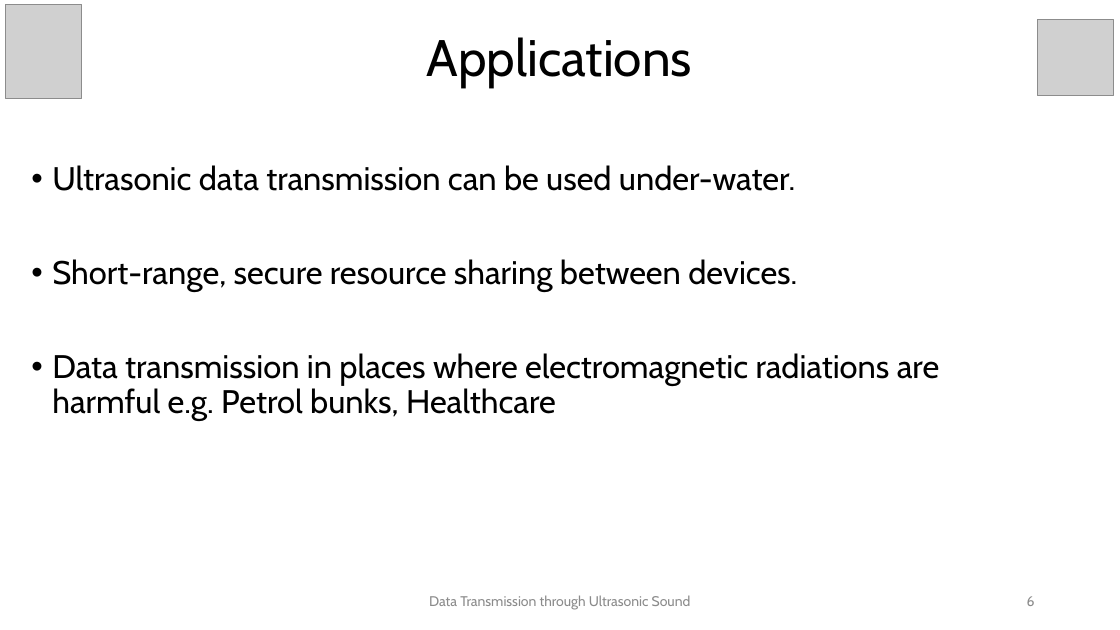
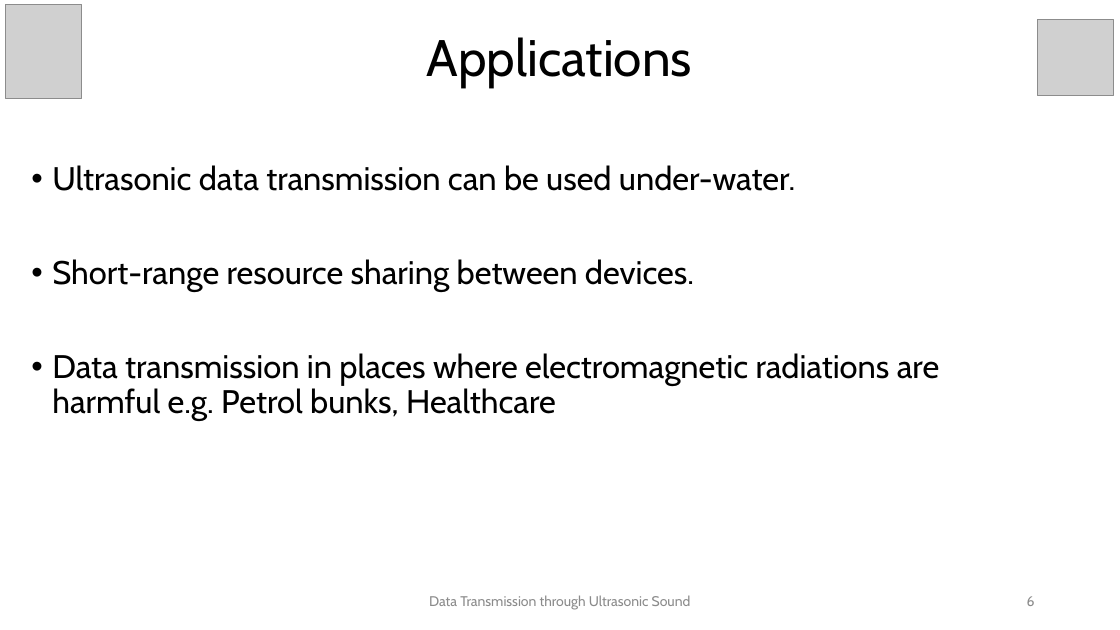
Before and after one commit to karthik-k-bhat/Ultrasonic-Data-Transfer, a slide deck: slide 6 of PESU_E&C_4th_Sem_data_transfer_with_ultrasonic v2.pptx. Drawn at 1120x630 pixels with LibreOffice and Linux fonts; fonts in the diff are those of the drawing; grey boxes stand for pictures. Boxes give left, top, right and bottom in pixels: in the first picture for what was removed or moved away, otherwise in the second. Text is boxed around its words. In the diff, an @@ line names an element or a change of style, - is before the commit and + after.

```diff
--- a/PESU_E&C_4th_Sem_data_transfer_with_ultrasonic v2.pptx
+++ b/PESU_E&C_4th_Sem_data_transfer_with_ultrasonic v2.pptx
@@ text at (52, 259, 694, 292): text changed @@
-• Short-range, secure resource sharing between devices.
+• Short-range resource sharing between devices.
```
Also in this commit, not shown: 9 other slides changed, 4 other files.
